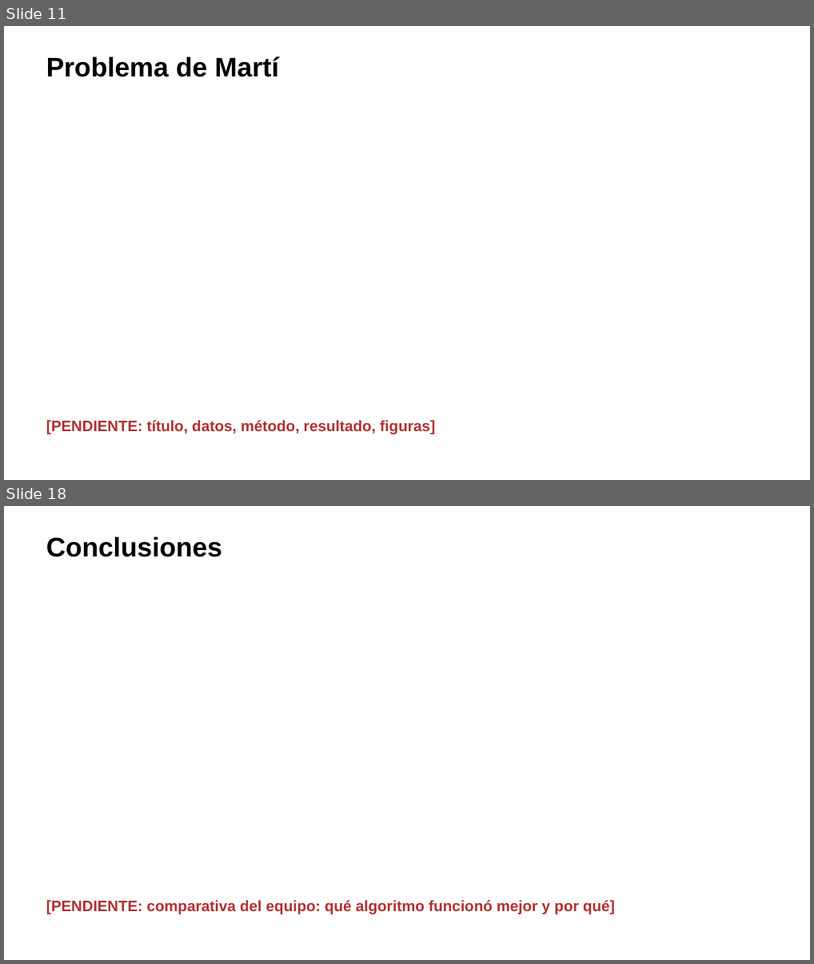
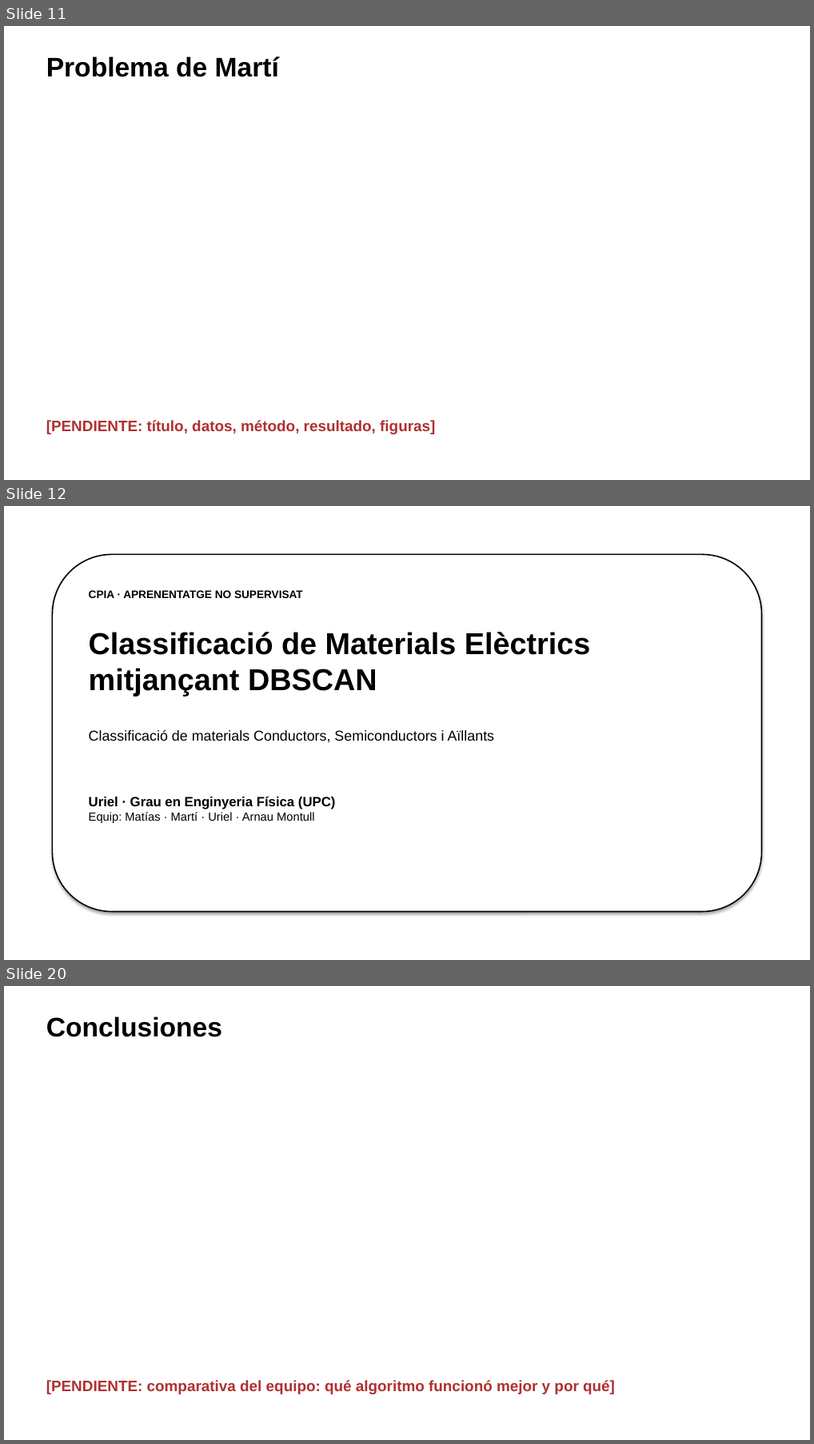
Before and after one commit to ArnauMontull/CPIA-Expo, a slide deck: presentacion/expo_cpia.pptx. Shown one above the other, each under a label of ours: slides 11 and 18 before the commit, slides 11, 12 and 20 after it; the slides between them are not shown. The pictures are 814x964 and 814x1444 pixels, drawn with LibreOffice and Linux fonts; fonts in the diff are those of the drawing. Boxes give left, top, right and bottom in pixels: in the first picture for what was removed or moved away, otherwise in the second. Text is boxed around its words. In the diff, an @@ line names an element or a change of style, - is before the commit and + after.

```diff
--- a/presentacion/expo_cpia.pptx
+++ b/presentacion/expo_cpia.pptx
@@ slide 12 added at [4,506,810,960], background #FFFFFF @@
@@ rounded rectangle added at [52,554,762,912], fill #FFFFFF, outline #000000 1.5 pt @@
@@ text added at [89,590,303,598], 13 pt, text #000000, bold @@
+CPIA · APRENENTATGE NO SUPERVISAT
@@ text added at [89,632,590,696], 36 pt, text #000000, bold @@
+Classificació de Materials Elèctrics mitjançant DBSCAN
@@ text added at [89,730,495,743], 17 pt, text #000000 @@
+Classificació de materials Conductors, Semiconductors i Aïllants
@@ text added at [89,796,336,823], 14 pt, text #000000 @@
+Uriel · Grau en Enginyeria Física (UPC)
+Equip: Matías · Martí · Uriel · Arnau Montull
@@ what was slide 18 is now slide 20 @@
```
Also in this commit, not shown: 2 slides changed, 6 other slides added, 5 slides removed, 4 other files.
